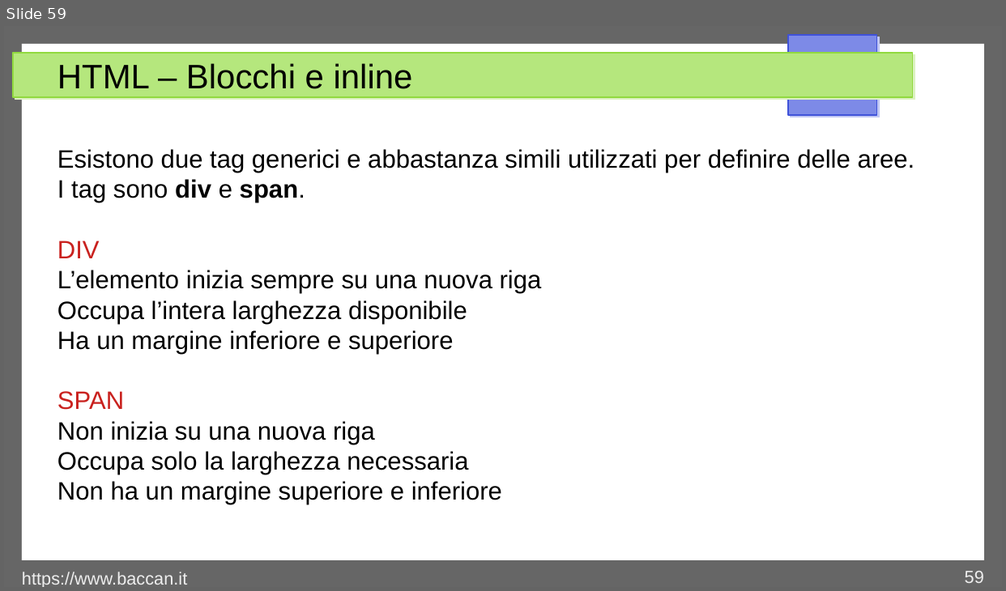
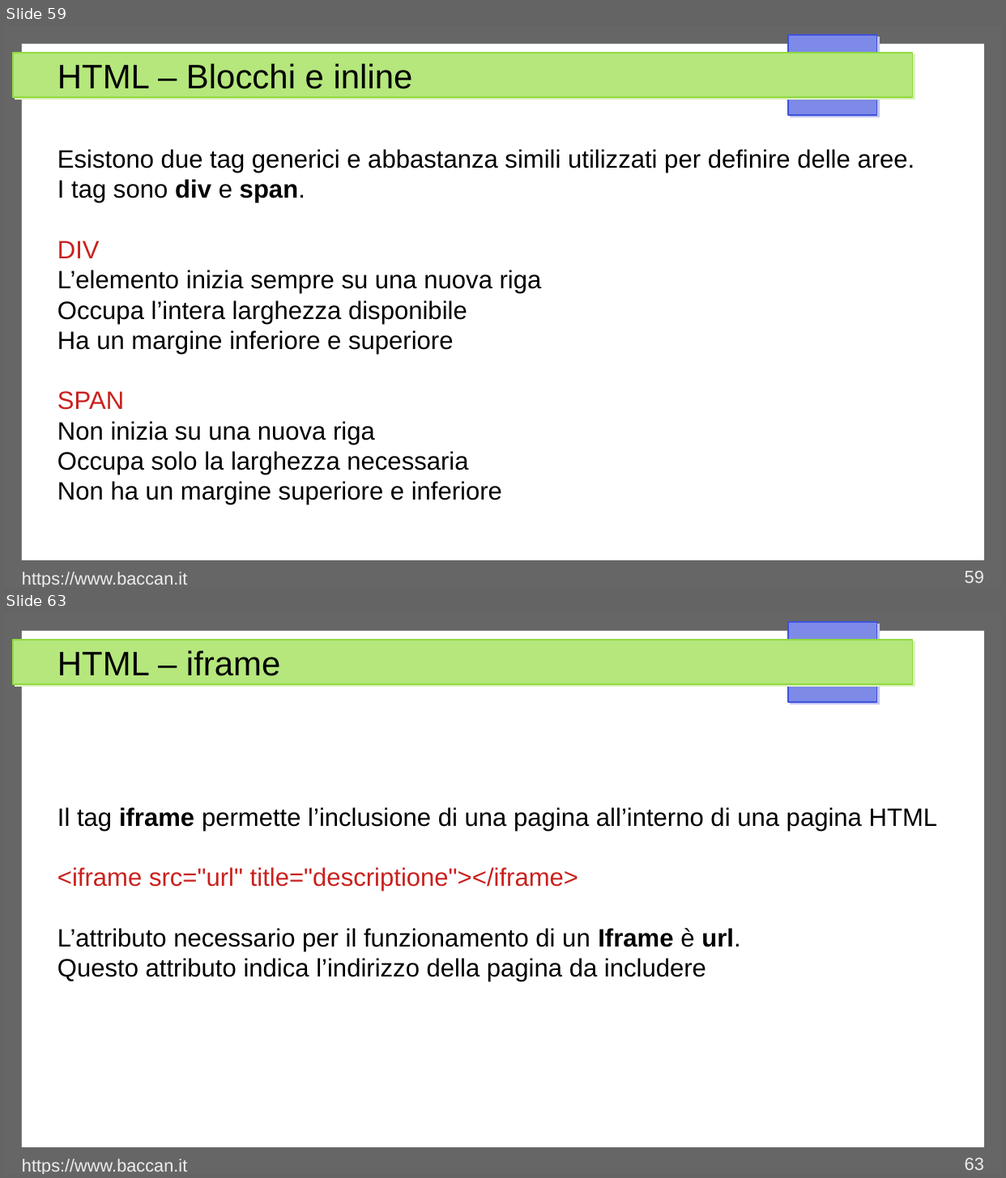
Before and after one commit to matteobaccan/CorsoHTML, a slide deck: Chapter_html.odp. Shown one above the other, each under a label of ours: slide 59 before the commit, slides 59 and 63 after it; the slides between them are not shown. The pictures are 1006x591 and 1006x1178 pixels, drawn with LibreOffice and Linux fonts; fonts in the diff are those of the drawing. Boxes give left, top, right and bottom in pixels: in the first picture for what was removed or moved away, otherwise in the second. Text is boxed around its words. In the diff, an @@ line names an element or a change of style, - is before the commit and + after.

Commit message:
Aggiornamento class, id e iframe

```diff
--- a/Chapter_html.odp
+++ b/Chapter_html.odp
@@ slide 63 added at <box>4,613,1002,1174</box>, background #FFFFFF; not listed: 4 template elements that a slide beside it also shows @@
@@ title added at <box>57,650,280,676</box>, 27 pt, text #000000 @@
+HTML – iframe
@@ text added at <box>57,807,938,982</box>, 20 pt, text #000000 @@
+Il tag iframe permette l’inclusione di una pagina all’interno di una pagina HTML
+<iframe src="url" title="descriptione"></iframe>
+L’attributo necessario per il funzionamento di un Iframe è url.
+Questo attributo indica l’indirizzo della pagina da includere
@@ text added at <box>22,1159,187,1174</box>, 14 pt, text #EEEEEE @@
+https://www.baccan.it
@@ page number added at <box>965,1158,984,1170</box>, 14 pt, text #EEEEEE @@
+63
```
Also in this commit, not shown: 4 other slides added, 4 other files.
